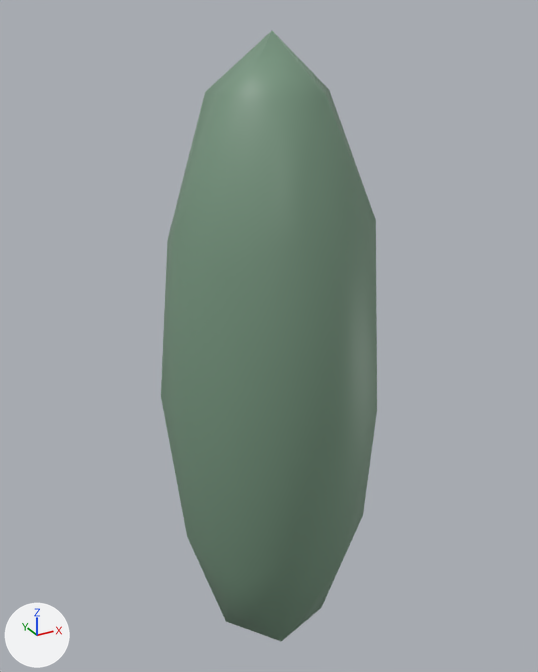
One commit to the Blender file Assets/Art/Models/Environment/Tree.blend: the scene before it, then after it.
Camera for both pictures: a 50 mm camera at (-2.93, -5.28, 6.15) aimed at (0.07, 0.17, 3.42). The axes (+X, +Y, +Z) are drawn at lower left. The lights are the same throughout.
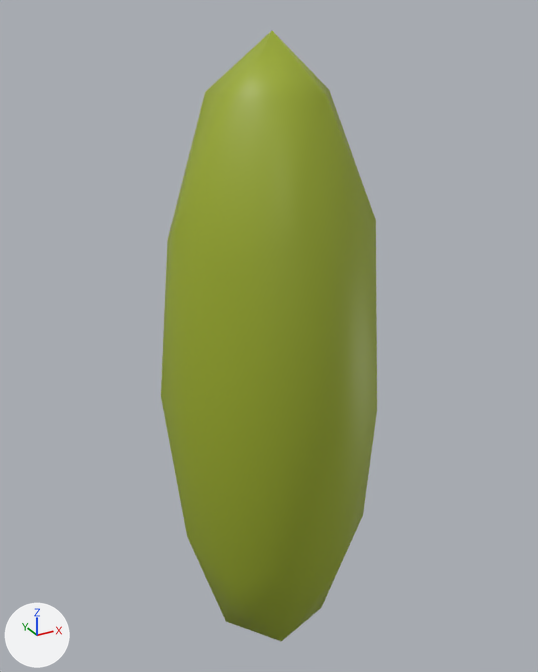
What differs and where, as boxes (x1, y1, x2, y2) in the pictures (538 x 672 px):
'Icosphere', surface changed: (161, 31, 377, 641) in both

Diff of the bpy script that builds the scene:
```diff
--- a/Assets/Art/Models/Environment/Tree.blend.py
+++ b/Assets/Art/Models/Environment/Tree.blend.py
@@ img_df_colorpalette_png @@
+img_df_colorpalette_png = load_image('DF_ColorPalette.png', '../../Materials/Map/Dark Forest/DF_ColorPalette.png', 4, 4, 'sRGB')
@@ mat_material @@
 mat_material = principled_material('Material')
-mat_material.texture = img_colorpalette_png
+mat_material.texture = img_df_colorpalette_png
@@ me_icosphere @@
 me_icosphere.from_pydata(...)  # 42 vertices, 80 faces; spans x -0.95..0.95, y -1.0..1.0, z 0.0..2.0
 # used by ob_icosphere; location = (0.0, 0.0, 0.0); scale = (1.0, 1.0, 3.0)
+# me_icosphere part 1: texture (UV) coordinates of 80 of 80 faces, centred in x -0.93..0.93, y -0.89..0.89, z 0.1..1.9, changed; they spanned u 0.08..0.08, v 0.8..0.8 and now span u 0.4..0.4, v 0.88..0.88
 me_icosphere.materials.append(mat_material)
```
